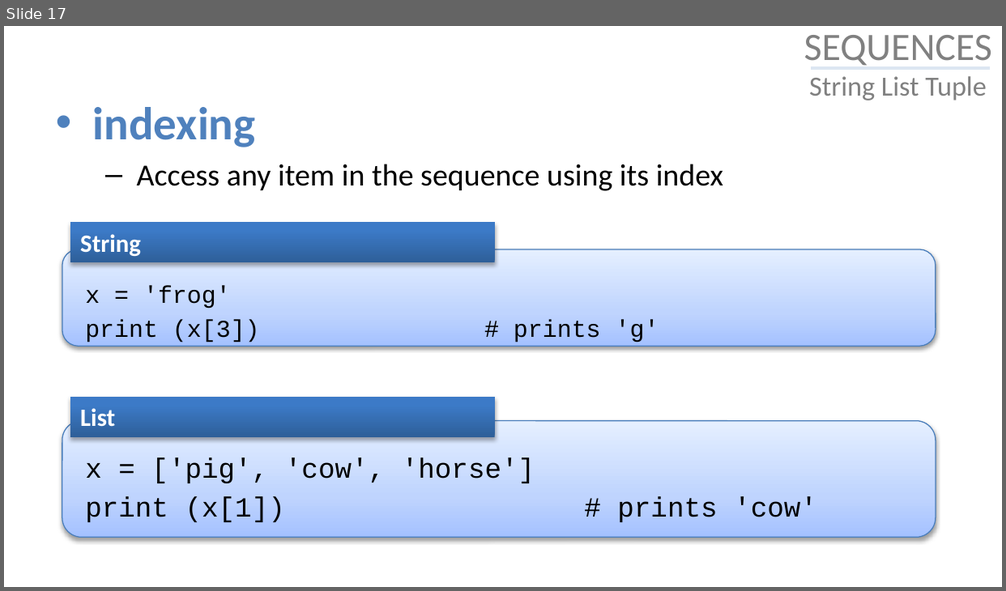
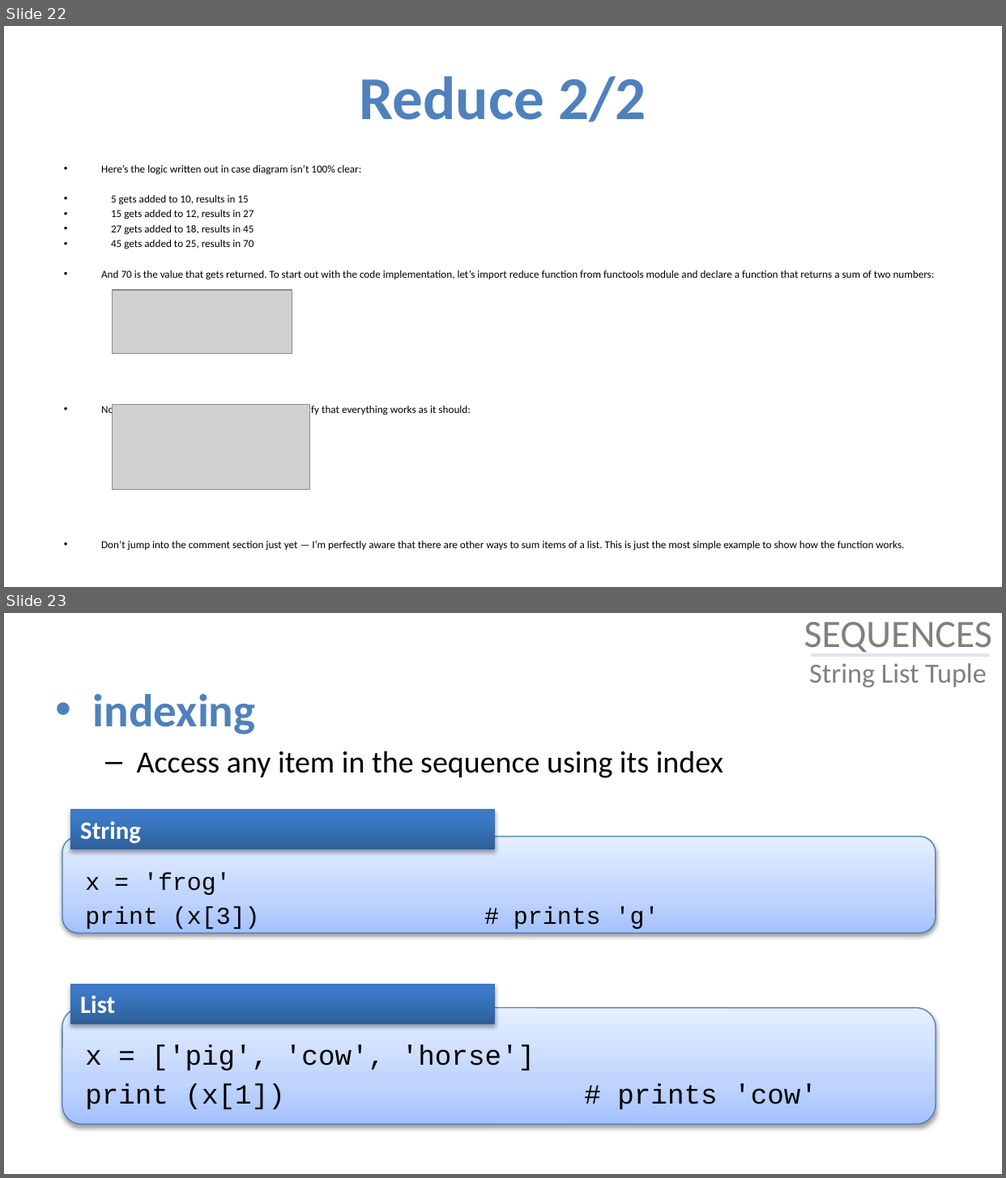
Before and after one commit to julienPalleau/Udemy, a slide deck: PythonParLaPratique 101 exercices/Python in 90 minutes [Enregistrement automatique].pptx. Shown one above the other, each under a label of ours: slide 17 before the commit, slides 22 and 23 after it. The pictures are 1006x591 and 1006x1178 pixels, drawn with LibreOffice and Linux fonts; fonts in the diff are those of the drawing; grey boxes stand for pictures. Boxes give left, top, right and bottom in pixels: in the first picture for what was removed or moved away, otherwise in the second. Text is boxed around its words. In the diff, an @@ line names an element or a change of style, - is before the commit and + after.

Commit message:
map() filter() reduce()

```diff
--- a/PythonParLaPratique 101 exercices/Python in 90 minutes [Enregistrement automatique].pptx
+++ b/PythonParLaPratique 101 exercices/Python in 90 minutes [Enregistrement automatique].pptx
@@ slide 22 added at [4, 26, 1002, 587], background #FFFFFF @@
@@ title added at [359, 76, 646, 122], 44 pt, text #4F81BD, bold @@
+Reduce 2/2
@@ text added at [101, 165, 935, 551], 7.8 pt, text #000000 @@
+• Here’s the logic written out in case diagram isn’t 100% clear:
+• 5 gets added to 10, results in 15
+• 15 gets added to 12, results in 27
+• 27 gets added to 18, results in 45
+• 45 gets added to 25, results in 70
+• And 70 is the value that gets returned. To start out with the code implementation, let’s import reduce function from functools module and declare a function that returns a sum of two numbers:
+• Now we can revisit the diagram in code, and verify that everything works as it should:
+• Don’t jump into the comment section just yet — I’m perfectly aware that there are other ways to sum items of a list. This is just the most simple example to show how the function works.
@@ picture added at [112, 290, 292, 354] @@
@@ picture added at [112, 405, 309, 490] @@
@@ what was slide 17 is now slide 23 @@
```
Also in this commit, not shown: 5 other slides added.
